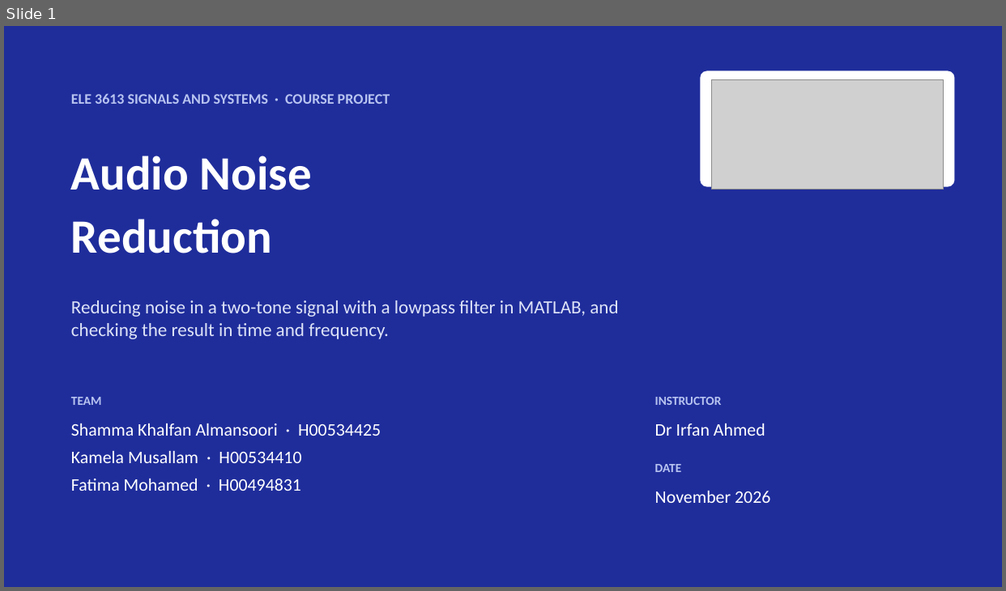
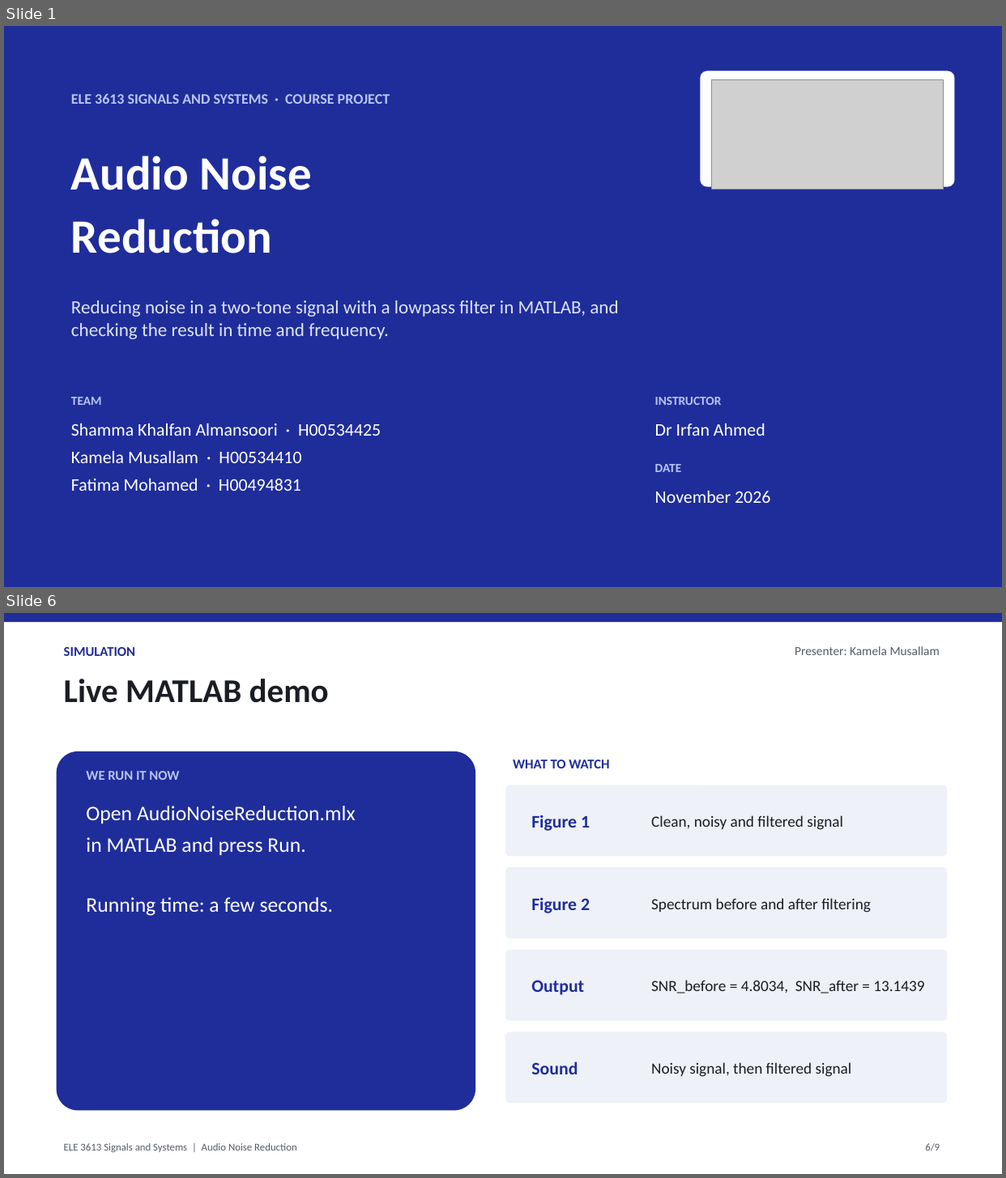
Before and after one commit to sshammaalman-art/Signal-project, a slide deck: AudioNoiseReduction_Presentation.pptx. Shown one above the other, each under a label of ours: slide 1 before the commit, slides 1 and 6 after it; the slides between them are not shown. The pictures are 1006x591 and 1006x1178 pixels, drawn with LibreOffice and Linux fonts; fonts in the diff are those of the drawing; grey boxes stand for pictures. Boxes give left, top, right and bottom in pixels: in the first picture for what was removed or moved away, otherwise in the second. Text is boxed around its words. In the diff, an @@ line names an element or a change of style, - is before the commit and + after.

```diff
--- a/AudioNoiseReduction_Presentation.pptx
+++ b/AudioNoiseReduction_Presentation.pptx
@@ slide 6 added at [4, 613, 1002, 1174], background #FFFFFF @@
@@ rectangle added at [4, 613, 1002, 622], fill #1F2D9B @@
@@ text added at [64, 647, 135, 656], 13 pt, text #1F2D9B, bold @@
+SIMULATION
@@ text added at [795, 646, 940, 655], 12 pt, text #555B66 @@
+Presenter: Kamela Musallam
@@ text added at [64, 679, 329, 703], 32 pt, text #1A1D24, bold @@
+Live MATLAB demo
@@ rounded rectangle added at [57, 752, 475, 1111], fill #1F2D9B @@
@@ text added at [86, 771, 179, 780], 13 pt, text #B8C4F0, bold @@
+WE RUN IT NOW
@@ text added at [513, 760, 609, 769], 13 pt, text #1F2D9B, bold @@
+WHAT TO WATCH
@@ text added at [86, 806, 356, 916], 20 pt, text #FFFFFF @@
+Open AudioNoiseReduction.mlx
+in MATLAB and press Run.
+Running time: a few seconds.
@@ rounded rectangle added at [505, 786, 948, 856], fill #EEF1F8 @@
@@ text added at [531, 815, 590, 831], 17 pt, text #1F2D9B, bold @@
+Figure 1
@@ text added at [651, 815, 843, 830], 15 pt, text #1A1D24 @@
+Clean, noisy and filtered signal
@@ rounded rectangle added at [505, 867, 948, 939], fill #EEF1F8 @@
@@ text added at [531, 897, 590, 914], 17 pt, text #1F2D9B, bold @@
+Figure 2
@@ text added at [651, 898, 871, 913], 15 pt, text #1A1D24 @@
+Spectrum before and after filtering
@@ rounded rectangle added at [505, 950, 948, 1021], fill #EEF1F8 @@
@@ text added at [531, 980, 584, 995], 17 pt, text #1F2D9B, bold @@
+Output
@@ text added at [651, 980, 924, 994], 15 pt, text #1A1D24 @@
+SNR_before = 4.8034, SNR_after = 13.1439
@@ rounded rectangle added at [505, 1033, 948, 1103], fill #EEF1F8 @@
@@ text added at [531, 1062, 577, 1075], 17 pt, text #1F2D9B, bold @@
+Sound
@@ text added at [651, 1063, 852, 1077], 15 pt, text #1A1D24 @@
+Noisy signal, then filtered signal
@@ text added at [64, 1144, 297, 1152], 10 pt, text #555B66 @@
+ELE 3613 Signals and Systems | Audio Noise Reduction
@@ text added at [925, 1144, 940, 1152], 10 pt, text #555B66 @@
+6/9
```
Also in this commit, not shown: 7 slides changed, 3 other files.
